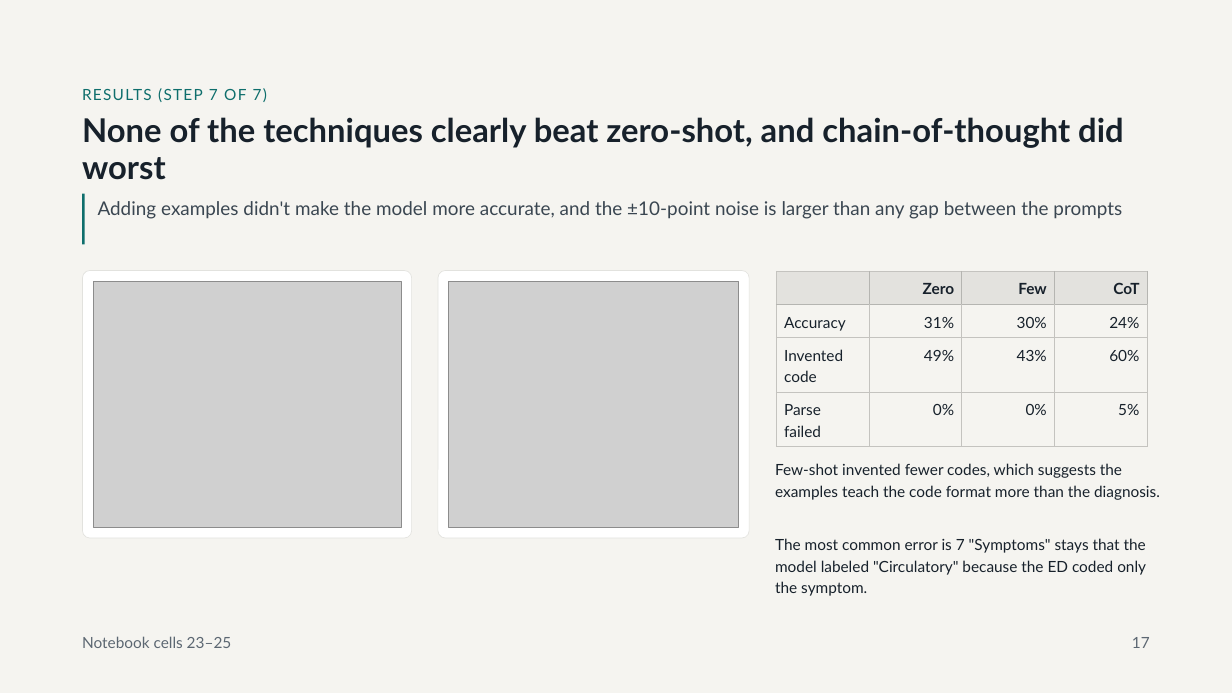
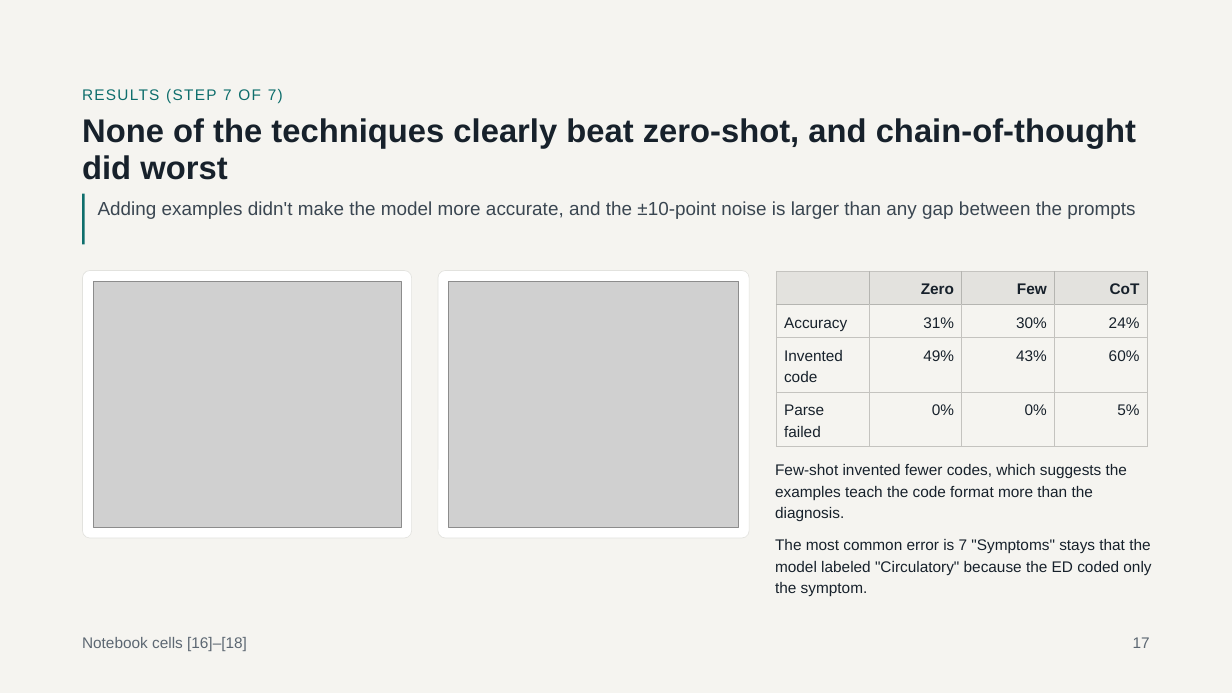
Before and after one commit to bja2376/triage-llm-tutorial, a slide deck: slide 17 of Classifying ED Visits with an LLM.pptx. Drawn at 1232x693 pixels with LibreOffice and Linux fonts; fonts in the diff are those of the drawing; grey boxes stand for pictures. Boxes give left, top, right and bottom in pixels: in the first picture for what was removed or moved away, otherwise in the second. Text is boxed around its words. In the diff, an @@ line names an element or a change of style, - is before the commit and + after.

```diff
--- a/Classifying ED Visits with an LLM.pptx
+++ b/Classifying ED Visits with an LLM.pptx
@@ table at (x1=776, y1=272, x2=1146, y2=447) @@
@@ font Lato to Arial @@
@@ text at (x1=82, y1=637, x2=247, y2=651): text changed; font Lato to Arial @@
-Notebook cells 23–25
+Notebook cells [16]–[18]
@@ font Lato to Arial in 6 elements at (x1=82, y1=89, x2=283, y2=104), (x1=82, y1=118, x2=1136, y2=180), (x1=98, y1=201, x2=1135, y2=219), (x1=775, y1=464, x2=1127, y2=521), (x1=775, y1=539, x2=1151, y2=597), (x1=1133, y1=637, x2=1150, y2=648) @@
```
Also in this commit, not shown: 18 other slides changed.
